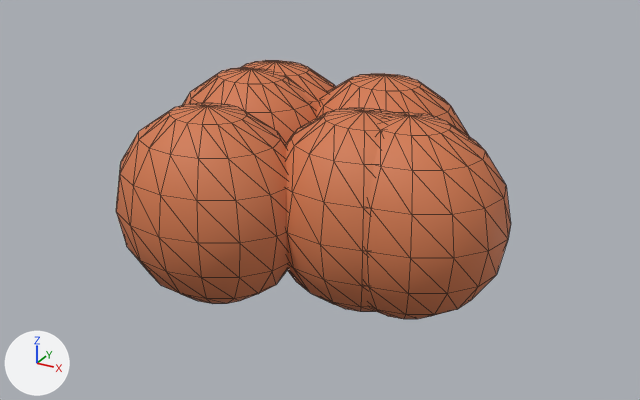
What one commit did to the glTF model public/assets/models/BSC-22.glb.
Both versions are drawn from a camera (50 mm lens) standing at (1.064, -2.057, 1.253) and looking at (-0.096, 0.053, 0.198). Lighting does not change. The marker at lower left points along +X, +Y and +Z. The picture after the commit comes second. Mesh edges are drawn as thin lines. Where no turn or scale is listed for an object, it has been applied to the vertices.

The scene before the commit, as lines of its bpy script (objects in view):
```python
ob_rock = bpy.data.objects.new('rock', me_sphere_126)
ob_rock.location = (0.174, 0.064, 0.2)
ob_rock_001 = bpy.data.objects.new('rock.001', me_sphere_127)
ob_rock_001.location = (-0.054, 0.396, 0.2)
ob_rock_002 = bpy.data.objects.new('rock.002', me_sphere_128)
ob_rock_002.location = (-0.438, 0.372, 0.2)
ob_rock_003 = bpy.data.objects.new('rock.003', me_sphere_129)
ob_rock_003.location = (-0.355, -0.128, 0.2)
ob_rock_004 = bpy.data.objects.new('rock.004', me_sphere_130)
ob_rock_004.location = (0.048, 0.042, 0.2)
ob_rock_005 = bpy.data.objects.new('rock.005', me_sphere_131)
ob_rock_005.location = (-0.459, 0.259, 0.2)
```
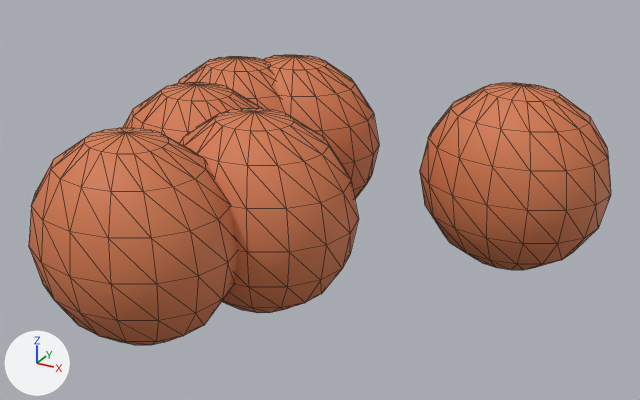
Location of each change, [x1, y1, x2, y2] in pixels of the pictures (640 x 400 px):
'rock.005', moved
    before: [183, 67, 317, 143]
    after: [29, 128, 237, 345]
'rock.003', moved
    before: [116, 103, 289, 304]
    after: [122, 82, 262, 143]
'rock.002', moved
    before: [242, 60, 335, 111]
    after: [420, 83, 611, 270]
'rock.001', moved
    before: [316, 74, 469, 136]
    after: [180, 108, 359, 313]
'rock', moved
    before: [366, 112, 511, 319]
    after: [178, 56, 282, 112]
'rock.004', moved
    before: [285, 108, 392, 312]
    after: [263, 55, 379, 199]

Diff of the bpy script that builds the scene:
```diff
--- a/public/assets/models/BSC-22.glb.py
+++ b/public/assets/models/BSC-22.glb.py
@@ ob_rock @@
 ob_rock = bpy.data.objects.new('rock', me_sphere_126)
-ob_rock.location = (0.174, 0.064, 0.2)
+ob_rock.location = (-0.577, 0.358, 0.2)
@@ ob_rock_001 @@
 ob_rock_001 = bpy.data.objects.new('rock.001', me_sphere_127)
-ob_rock_001.location = (-0.054, 0.396, 0.2)
+ob_rock_001.location = (-0.214, -0.108, 0.2)
@@ ob_rock_002 @@
 ob_rock_002 = bpy.data.objects.new('rock.002', me_sphere_128)
-ob_rock_002.location = (-0.438, 0.372, 0.2)
+ob_rock_002.location = (0.35, 0.499, 0.2)
@@ ob_rock_003 @@
 ob_rock_003 = bpy.data.objects.new('rock.003', me_sphere_129)
-ob_rock_003.location = (-0.355, -0.128, 0.2)
+ob_rock_003.location = (-0.507, 0.031, 0.2)
@@ ob_rock_004 @@
 ob_rock_004 = bpy.data.objects.new('rock.004', me_sphere_130)
-ob_rock_004.location = (0.048, 0.042, 0.2)
+ob_rock_004.location = (-0.422, 0.467, 0.2)
@@ ob_rock_005 @@
 ob_rock_005 = bpy.data.objects.new('rock.005', me_sphere_131)
-ob_rock_005.location = (-0.459, 0.259, 0.2)
+ob_rock_005.location = (-0.409, -0.411, 0.2)
```
